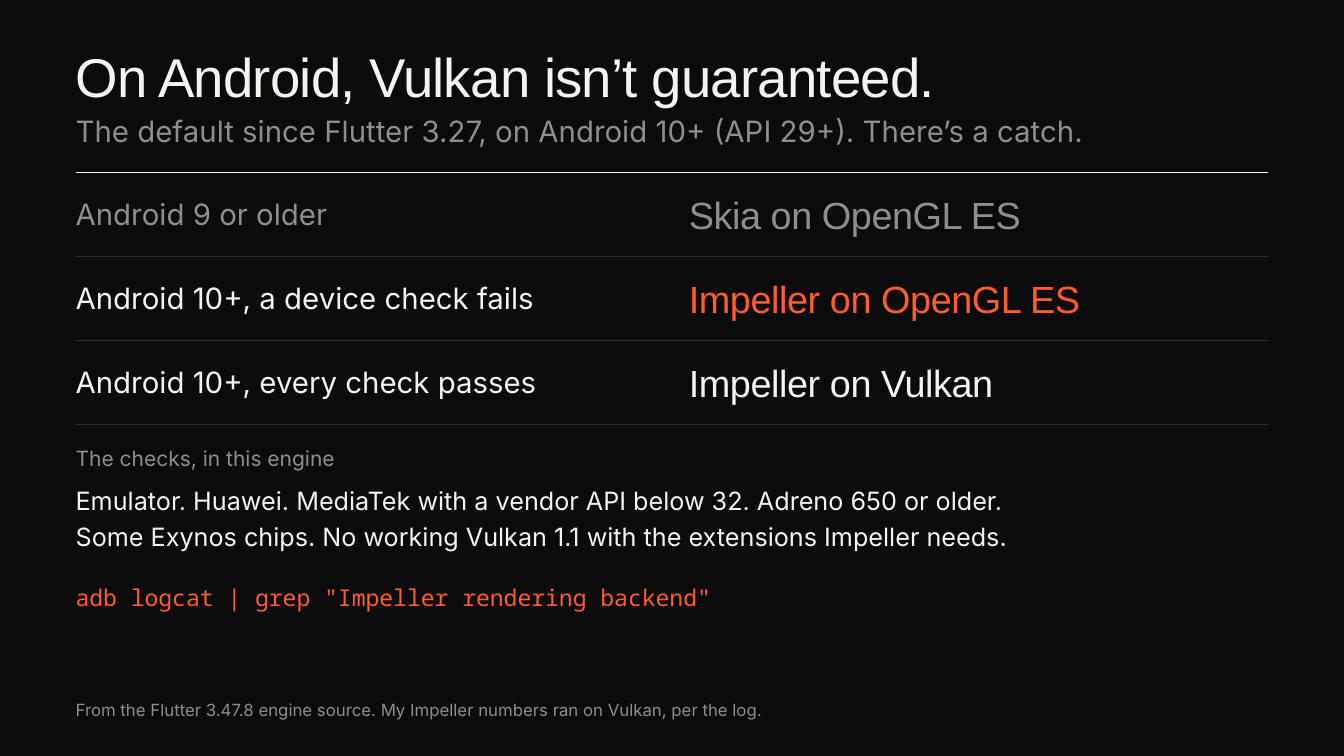
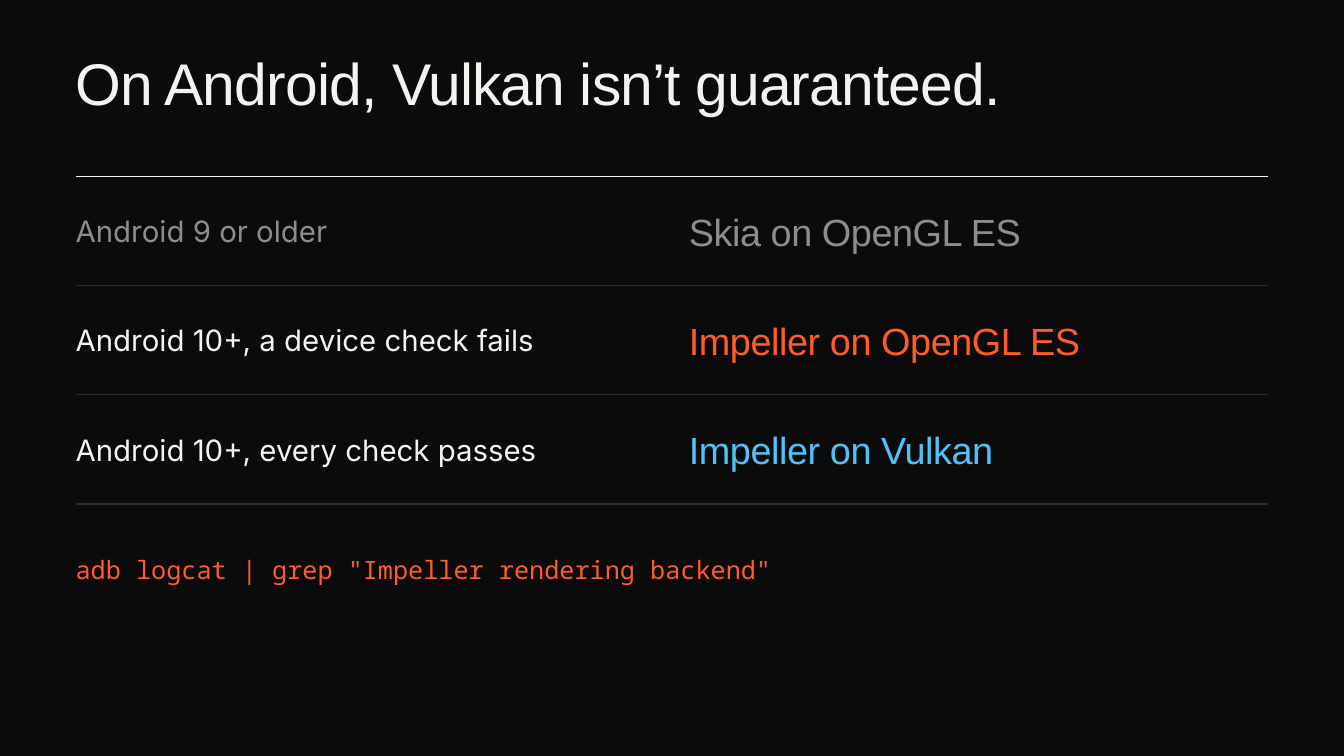
Before and after one commit to cm-collins/fluttercon-demo-app, a slide deck: slide 8 of docs/talk/slides/beyond-skia-dark.pptx. Drawn at 1344x756 pixels with LibreOffice and Linux fonts; fonts in the diff are those of the drawing; background and template pictures are left out. Boxes give left, top, right and bottom in pixels: in the first picture for what was removed or moved away, otherwise in the second. Text is boxed around its words. In the diff, an @@ line names an element or a change of style, - is before the commit and + after.

```diff
--- a/docs/talk/slides/beyond-skia-dark.pptx
+++ b/docs/talk/slides/beyond-skia-dark.pptx
@@ title "On Android, Vulkan isn’t guaranteed." at [76, 62, 1000, 116]: size 39 to 42 pt @@
@@ text removed at [76, 118, 1083, 147] @@
-The default since Flutter 3.27, on Android 10+ (API 29+). There’s a catch.
@@ text "Android 9 or older": place and size @@
-text "Android 9 or older" at [76, 203, 327, 226]
+text "Android 9 or older" at [76, 220, 327, 243]
@@ line moved from (76, 172) - (1268, 172) to (76, 176) - (1268, 176) @@
@@ text "Skia on OpenGL ES": place and size @@
-text "Skia on OpenGL ES" at [689, 201, 1021, 236]
+text "Skia on OpenGL ES" at [689, 218, 1021, 253]
@@ text "Android 10+, a device check ...": place and size @@
-text "Android 10+, a device check ..." at [76, 286, 534, 314]
+text "Android 10+, a device check ..." at [76, 328, 534, 356]
@@ line moved from (76, 256) - (1268, 256) to (76, 285) - (1268, 285) @@
@@ text "Impeller on OpenGL ES": place and size @@
-text "Impeller on OpenGL ES" at [689, 285, 1080, 320]
+text "Impeller on OpenGL ES" at [689, 327, 1080, 362]
@@ text "Android 10+, every check passes": place and size @@
-text "Android 10+, every check passes" at [76, 371, 536, 399]
+text "Android 10+, every check passes" at [76, 439, 536, 467]
@@ line moved from (76, 424) - (1268, 424) to (76, 395) - (1268, 395) @@
@@ text "Impeller on Vulkan": place and size @@
-text "Impeller on Vulkan" at [689, 369, 993, 404]
+text "Impeller on Vulkan" at [689, 436, 993, 471]
@@ text "Impeller on Vulkan" at [689, 436, 993, 471]: text colour #F4F3EF to #4FC3F7 @@
@@ text removed at [76, 450, 334, 471] @@
-The checks, in this engine
@@ line moved from (76, 341) - (1268, 341) to (76, 504) - (1268, 504) @@
@@ text removed at [76, 491, 1007, 551] @@
-Emulator. Huawei. MediaTek with a vendor API below 32. Adreno 650 or older.
-Some Exynos chips. No working Vulkan 1.1 with the extensions Impeller needs.
@@ text "adb logcat | grep "Impeller ...": place and size @@
-text "adb logcat | grep "Impeller ..." at [76, 588, 711, 612]
+text "adb logcat | grep "Impeller ..." at [76, 560, 771, 585]
@@ text "adb logcat | grep "Impeller ..." at [76, 560, 771, 585]: size 16.5 to 18 pt; vertical alignment top to middle @@
@@ text removed at [76, 703, 761, 720] @@
-From the Flutter 3.47.8 engine source. My Impeller numbers ran on Vulkan, per the log.
```
Also in this commit, not shown: 21 other slides changed, 9 slides added, 5 slides removed, 23 other files.
